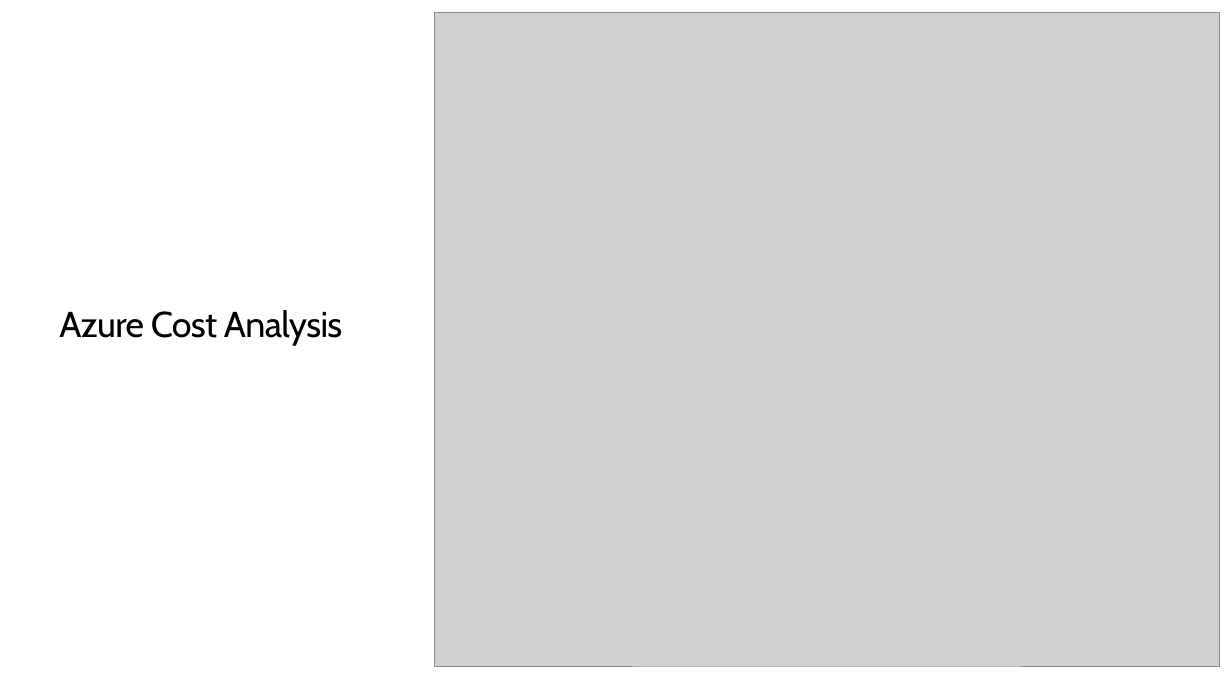
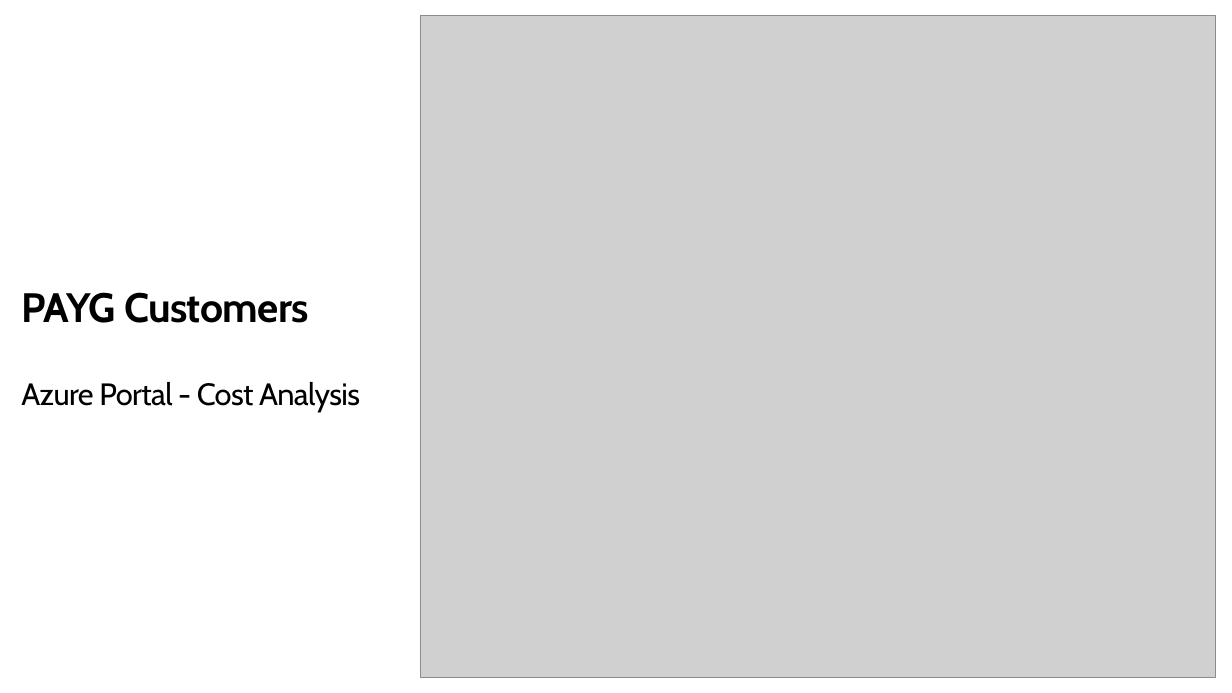
Before and after one commit to peterperov/MSFTCSA, a slide deck: slide 6 of 126-AzureCost/Azure Cost PBI BootCamp.pptx (slide 4 before the commit). Drawn at 1232x693 pixels with LibreOffice and Linux fonts; fonts in the diff are those of the drawing; grey boxes stand for pictures; background and template pictures are left out. Boxes give left, top, right and bottom in pixels: in the first picture for what was removed or moved away, otherwise in the second. Text is boxed around its words. In the diff, an @@ line names an element or a change of style, - is before the commit and + after.

```diff
--- a/126-AzureCost/Azure Cost PBI BootCamp.pptx
+++ b/126-AzureCost/Azure Cost PBI BootCamp.pptx
@@ picture: place and size @@
-picture at [434,12,1220,666]
+picture at [421,16,1216,677]
@@ title "PAYG Customers Azure Portal - ..." at [21,292,360,411]: vertical alignment top to middle @@
@@ title at [21,292,360,411]: text changed; size 28 to 24 pt @@
-Azure Cost Analysis
+PAYG Customers
+Azure Portal - Cost Analysis
```
Also in this commit, not shown: 2 other slides changed, 5 slides added, 1 slide removed.
